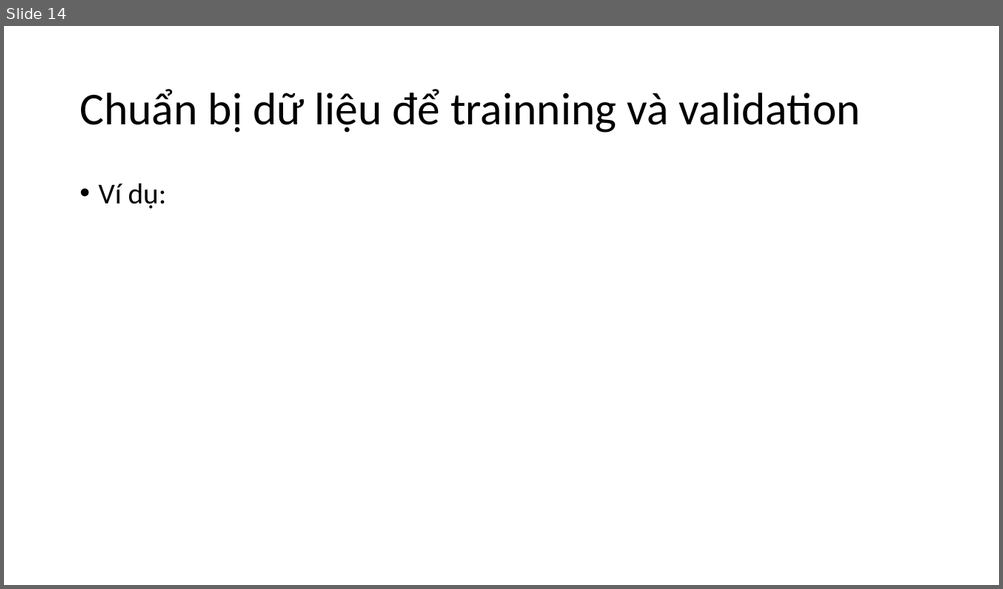
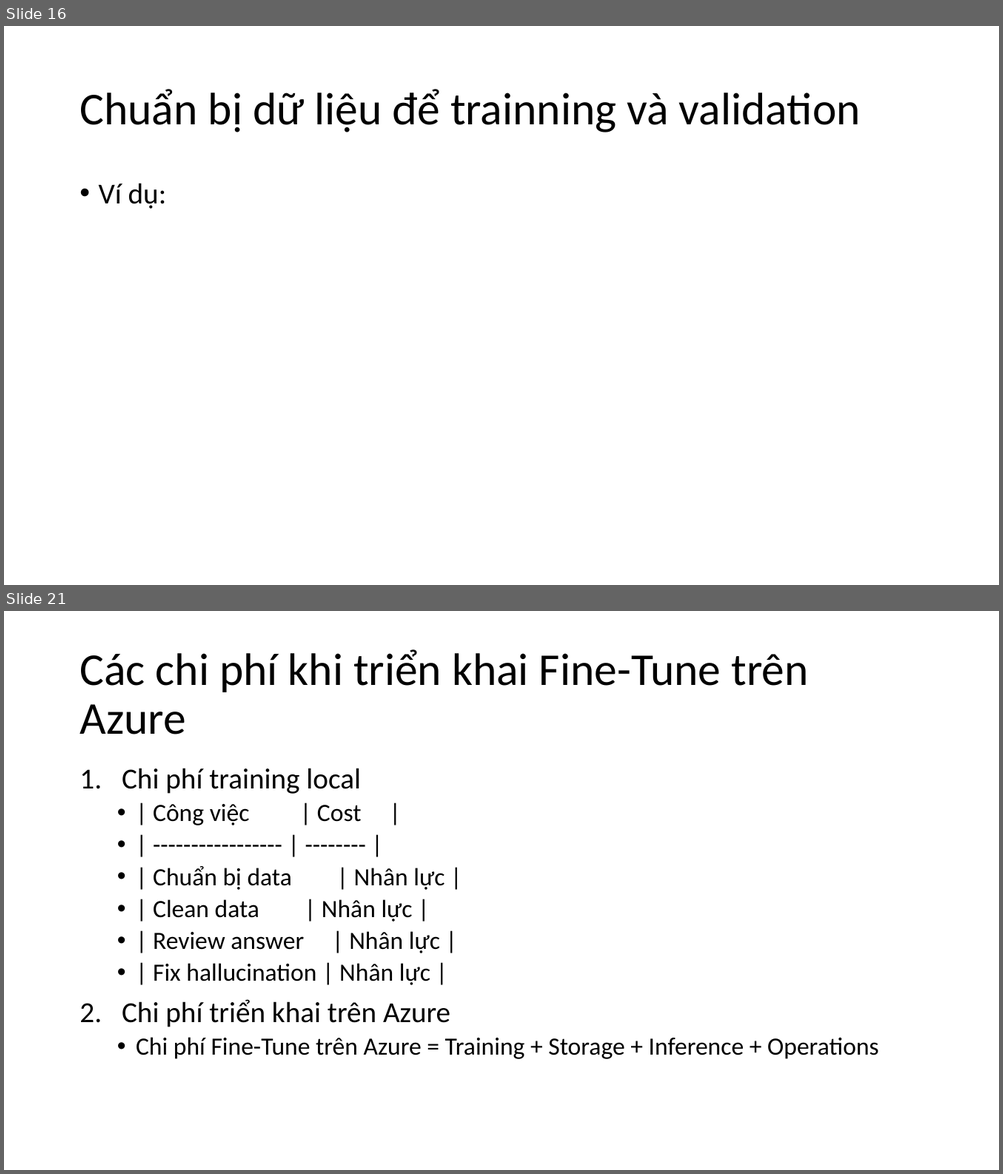
Before and after one commit to longdd90jp/sample-ai, a slide deck: fine-tune-pc/AI-Fine_Tune.pptx. Shown one above the other, each under a label of ours: slide 14 before the commit, slides 16 and 21 after it; the slides between them are not shown. The pictures are 1003x589 and 1003x1174 pixels, drawn with LibreOffice and Linux fonts; fonts in the diff are those of the drawing. Boxes give left, top, right and bottom in pixels: in the first picture for what was removed or moved away, otherwise in the second. Text is boxed around its words. In the diff, an @@ line names an element or a change of style, - is before the commit and + after.

```diff
--- a/fine-tune-pc/AI-Fine_Tune.pptx
+++ b/fine-tune-pc/AI-Fine_Tune.pptx
@@ slide 21 added at <box>4,611,999,1170</box>, background #FFFFFF @@
@@ title added at <box>79,649,808,735</box>, 44 pt, text #000000 @@
+Các chi phí khi triển khai Fine-Tune trên Azure
@@ text added at <box>122,768,879,1059</box>, 24 pt, text #000000 @@
+1. Chi phí training local
+  • | Công việc | Cost |
+  • | ----------------- | -------- |
+  • | Chuẩn bị data | Nhân lực |
+  • | Clean data | Nhân lực |
+  • | Review answer | Nhân lực |
+  • | Fix hallucination | Nhân lực |
+2. Chi phí triển khai trên Azure
+  • Chi phí Fine-Tune trên Azure = Training + Storage + Inference + Operations
@@ what was slide 14 is now slide 16 @@
```
Also in this commit, not shown: 1 slide changed, 7 other slides added.
